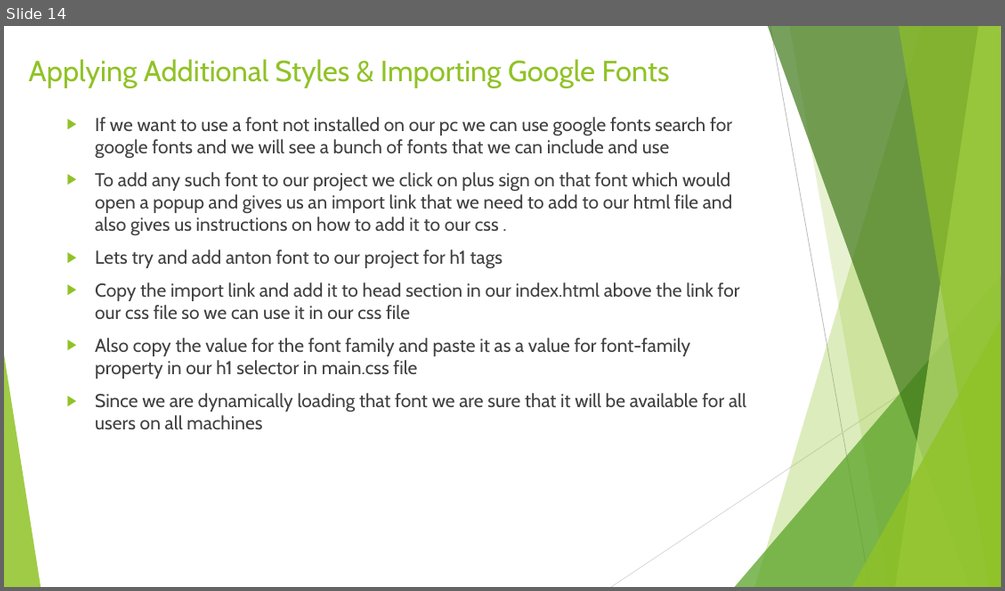
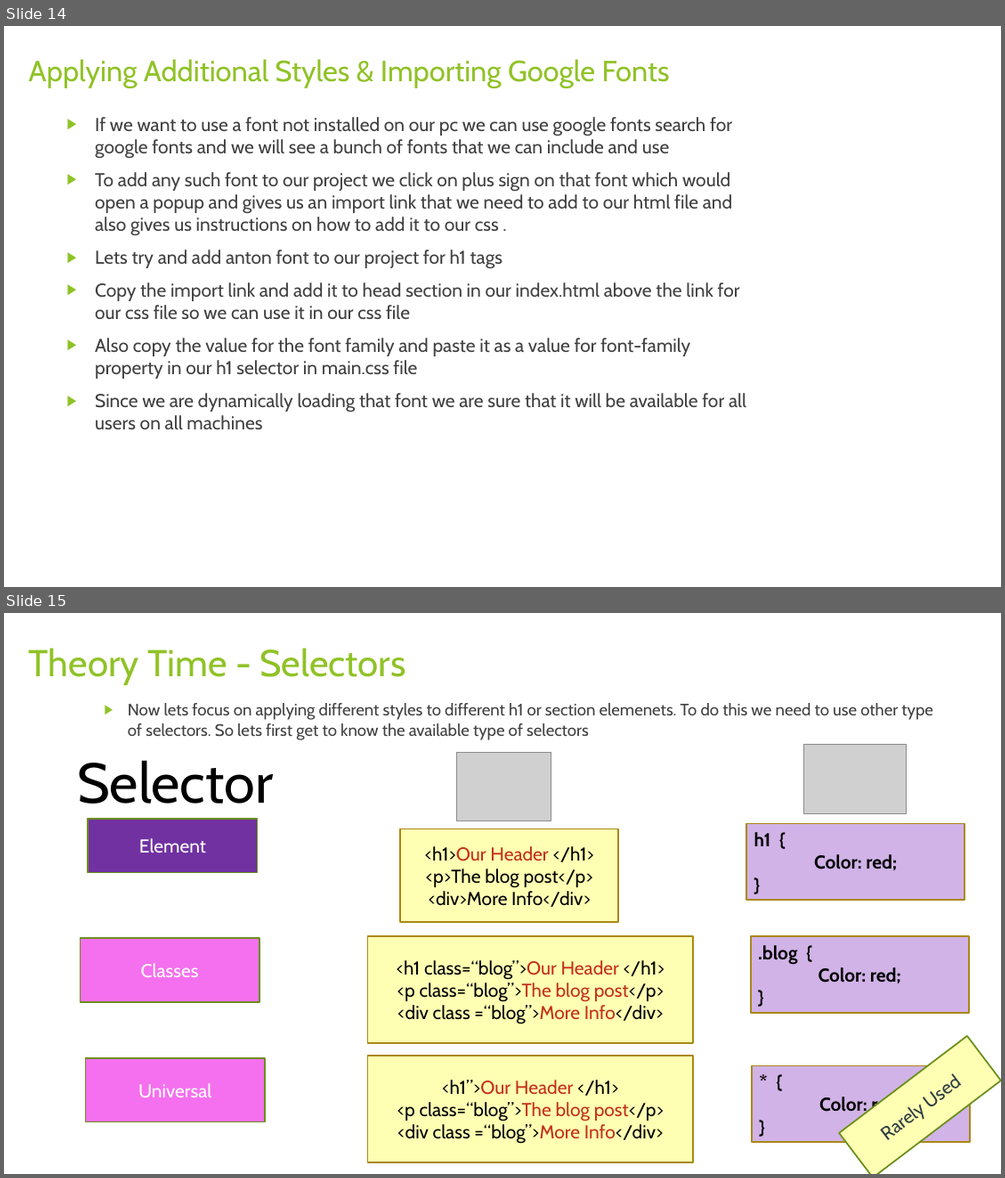
Before and after one commit to rudhrainfogain/CSS, a slide deck: PPT/Css-v2.pptx. Shown one above the other, each under a label of ours: slide 14 before the commit, slides 14 and 15 after it. The pictures are 1005x591 and 1005x1178 pixels, drawn with LibreOffice and Linux fonts; fonts in the diff are those of the drawing; grey boxes stand for pictures. Boxes give left, top, right and bottom in pixels: in the first picture for what was removed or moved away, otherwise in the second. Text is boxed around its words. In the diff, an @@ line names an element or a change of style, - is before the commit and + after.

Commit message:
Selectors

```diff
--- a/PPT/Css-v2.pptx
+++ b/PPT/Css-v2.pptx
@@ slide 15 added at bbox=[4, 613, 1001, 1174], background #FFFFFF @@
@@ title added at bbox=[29, 648, 405, 685], 36 pt, text #90C226 @@
+Theory Time - Selectors
@@ text added at bbox=[128, 703, 933, 740], 16 pt, text #404040 @@
+  ▶ Now lets focus on applying different styles to different h1 or section elemenets. To do this we need to use other type of selectors. So lets first get to know the available type of selectors
@@ picture added at bbox=[803, 744, 906, 814] @@
@@ text added at bbox=[77, 760, 273, 803], 54 pt, text #000000 @@
+Selector
@@ picture added at bbox=[457, 753, 550, 821] @@
@@ rectangle added at bbox=[88, 819, 258, 873], fill #7131A1, outline #6B901C 1.5 pt, 18 pt, text #FFFFFF @@
+Element
@@ rectangle added at bbox=[746, 824, 965, 900], fill #D1B3E7, outline #AA8916 1.5 pt, 18 pt, text #000000, bold @@
+h1 {
+Color: red;
+}
@@ rectangle added at bbox=[400, 829, 619, 922], fill #FFFFB3, outline #AA8916 1.5 pt, 18 pt, text #000000 @@
+<h1>Our Header </h1>
+<p>The blog post</p>
+<div>More Info</div>
@@ rectangle added at bbox=[81, 938, 259, 1002], fill #F470EE, outline #6B901C 1.5 pt, 18 pt, text #FFFFFF @@
+Classes
@@ rectangle added at bbox=[367, 937, 693, 1044], fill #FFFFB3, outline #AA8916 1.5 pt, 18 pt, text #000000 @@
+<h1 class=“blog”>Our Header </h1>
+<p class=“blog”>The blog post</p>
+<div class =“blog”>More Info</div>
@@ rectangle added at bbox=[751, 937, 970, 1013], fill #D1B3E7, outline #AA8916 1.5 pt, 18 pt, text #000000, bold @@
+.blog {
+Color: red;
+}
@@ rectangle added at bbox=[840, 1036, 1001, 1174], fill #FFFFB3, outline #6B901C 1.5 pt, 18 pt, text #2C3C43 @@
+Rarely Used
@@ rectangle added at bbox=[86, 1058, 265, 1121], fill #F470EE, outline #6B901C 1.5 pt, 18 pt, text #FFFFFF @@
+Universal
@@ rectangle added at bbox=[367, 1055, 693, 1162], fill #FFFFB3, outline #AA8916 1.5 pt, 18 pt, text #000000 @@
+<h1”>Our Header </h1>
+<p class=“blog”>The blog post</p>
+<div class =“blog”>More Info</div>
@@ rectangle added at bbox=[752, 1065, 971, 1142], fill #D1B3E7, outline #AA8916 1.5 pt, 18 pt, text #000000, bold @@
+* {
+Color: red;
+}
@@ slide 14 changed as well @@
@@ group removed at bbox=[4, 26, 1001, 587]: 5 freeform shapes, 3 triangles, 2 lines @@
```
Also in this commit, not shown: 14 other slides changed, 2 other slides added, 2 other files.
